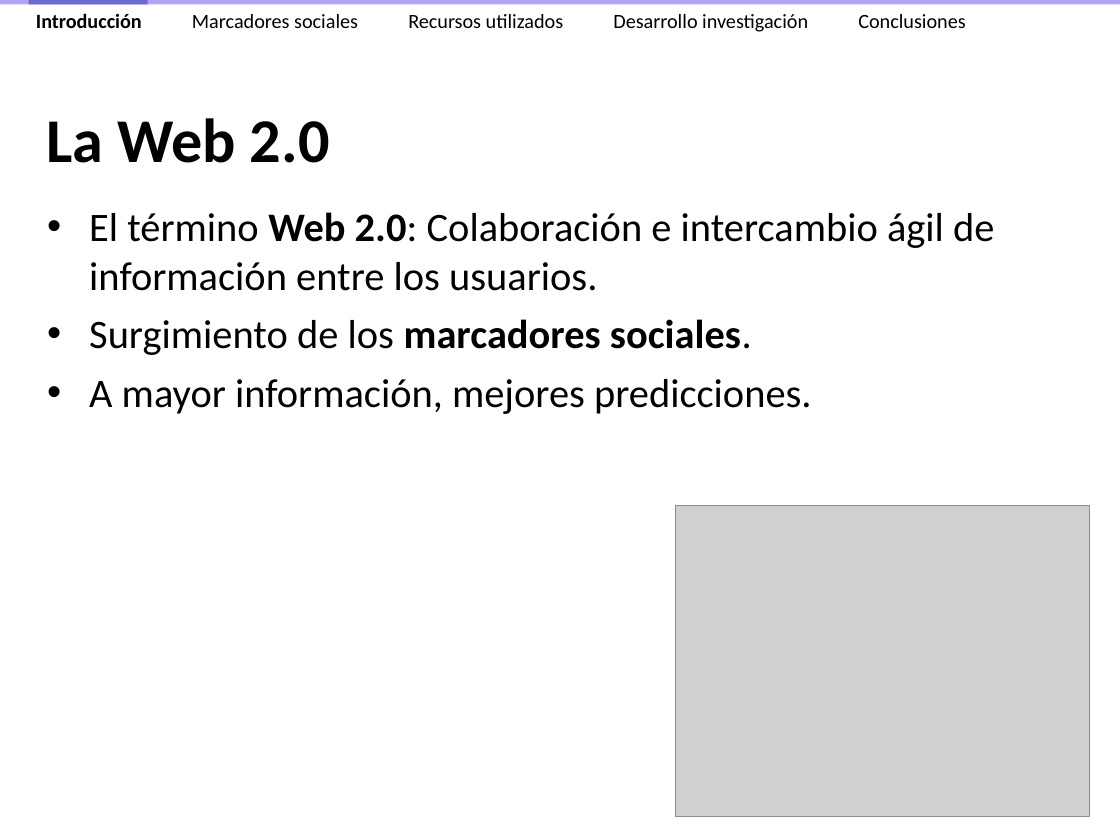
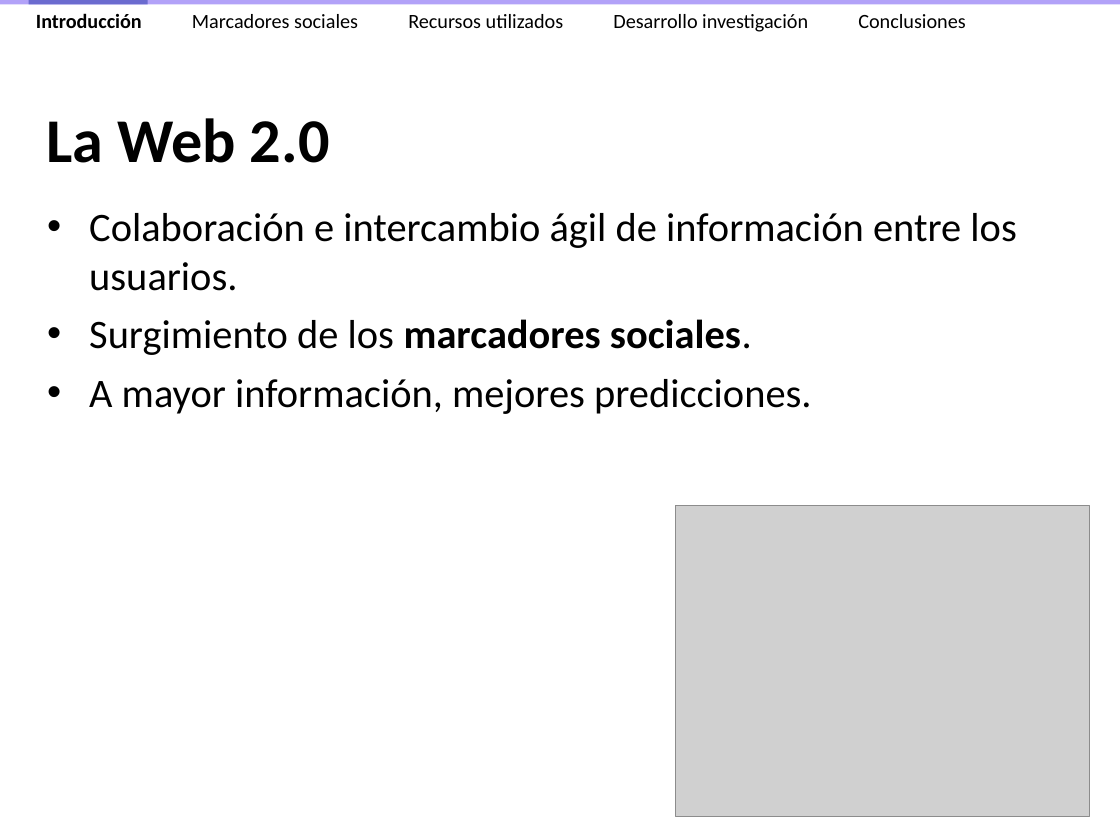
Before and after one commit to ak907kenai/nicotournetesis, a slide deck: slide 7 of docs_trunk/Presentación/Nicolás Tourné - Presentación Tesis (v2.4).ppt. Drawn at 1120x840 pixels with LibreOffice and Linux fonts; fonts in the diff are those of the drawing; grey boxes stand for pictures. Boxes give left, top, right and bottom in pixels: in the first picture for what was removed or moved away, otherwise in the second. Text is boxed around its words. In the diff, an @@ line names an element or a change of style, - is before the commit and + after.

```diff
--- a/docs_trunk/Presentación/Nicolás Tourné - Presentación Tesis (v2.4).ppt
+++ b/docs_trunk/Presentación/Nicolás Tourné - Presentación Tesis (v2.4).ppt
@@ text at [89,213,1016,291]: text changed @@
-• El término Web 2.0: Colaboración e intercambio ágil de información entre los usuarios.
+• Colaboración e intercambio ágil de información entre los usuarios.
```
Also in this commit, not shown: 13 other slides changed, 1 other file.
